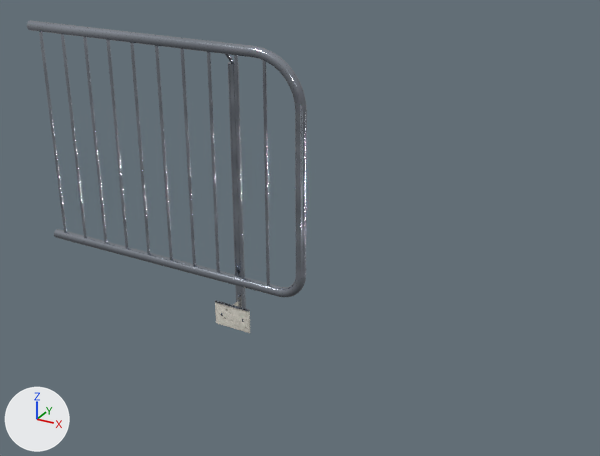
A saved change to the glTF model public/katalog/modelle/gelaender-ende-links.gltf.
The view is the same before and after, from a camera (50 mm lens) standing at (1.89, -2.4, 1.68) and looking at (0.55, 0.03, 0.46). Lighting does not change. The marker at lower left points along +X, +Y and +Z. The picture after the commit comes second. Vertices at exactly the same position are counted once.

In view in the first picture: 'SK0029_Geländer-Ende_links.001'.
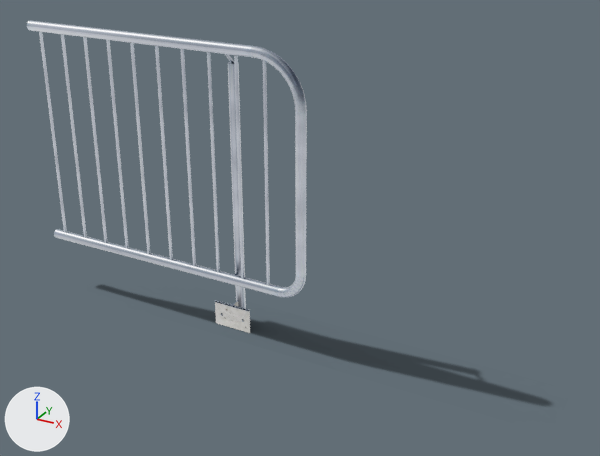
Boxes (x1, y1, x2, y2) around the edits, measured in the pictures (600 x 456 px):
'Schatten', added: after (97, 285, 550, 405)
part 1 of me_sk0029_geländer_ende_links_001, recoloured (lighter): (27, 20, 307, 322) in both
part 2 of me_sk0029_geländer_ende_links_001, recoloured: (215, 301, 250, 333) in both

The change in detail:
Picture 'gelaender-ende-links_licht' (img_gelaender_ende_links_licht) is new.
Picture 'gelaender-ende-links_schatten' (img_gelaender_ende_links_schatten) is new.
Material 'Stahl_web.015' (mat_stahl_web_015) is new.
Uses the picture img_gelaender_ende_links_licht.
Material 'Beton_web.024' (mat_beton_web_024) is new.
Uses the picture img_gelaender_ende_links_licht.
Material 'Schatten.022' (mat_schatten_022) is new.
Uses the picture img_gelaender_ende_links_schatten.
me_sk0029_geländer_ende_links_001 has 4045 vertices, 4130 faces and spans x -0.608..0.608, y -0.051..0.051, z 0.0..1.12.
me_sk0029_geländer_ende_links_001 is used by ob_sk0029_geländer_ende_links_001; location (0.0, 0.0, 0.0).
me_sk0029_geländer_ende_links_001 part 1: 3772 faces spanning x -0.608..0.608, y -0.051..0.051, z 0.0..1.12 switch from mat_stahl_web_043 to mat_stahl_web_015.
me_sk0029_geländer_ende_links_001 part 2: 358 faces spanning x 0.202..0.362, y -0.036..0.051, z 0.0..0.104 switch from mat_beton_web_055 to mat_beton_web_024.
Mesh me_schatten is new.
It has 4 vertices, 2 faces and spans x -0.47..1.55, y -0.1..0.18, z 0.0.
It uses material mat_schatten_022.
Object 'Schatten' (ob_schatten) is new; it shows me_schatten.
Its location is (0.0, 0.0, 0.0).
